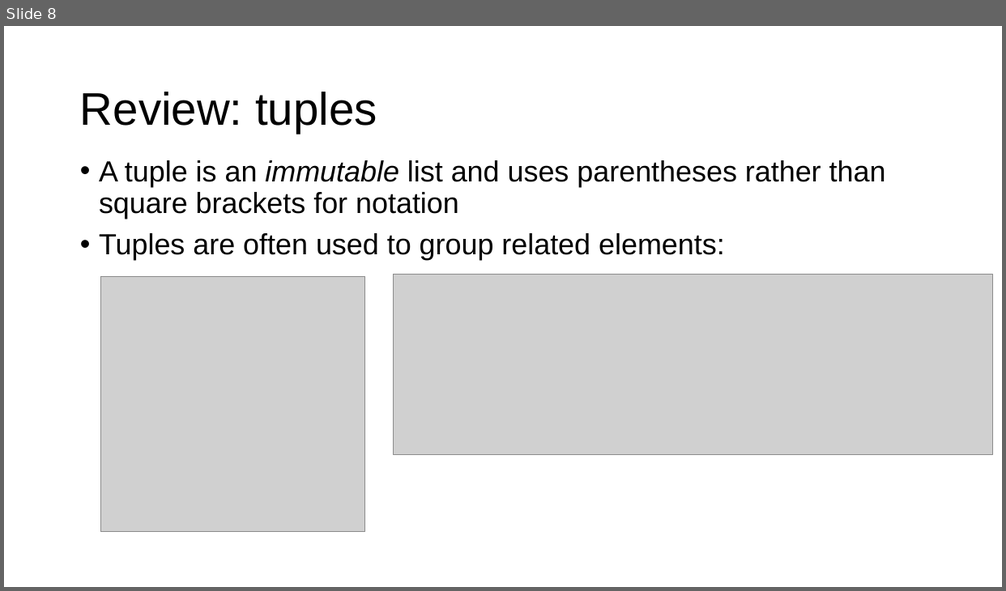
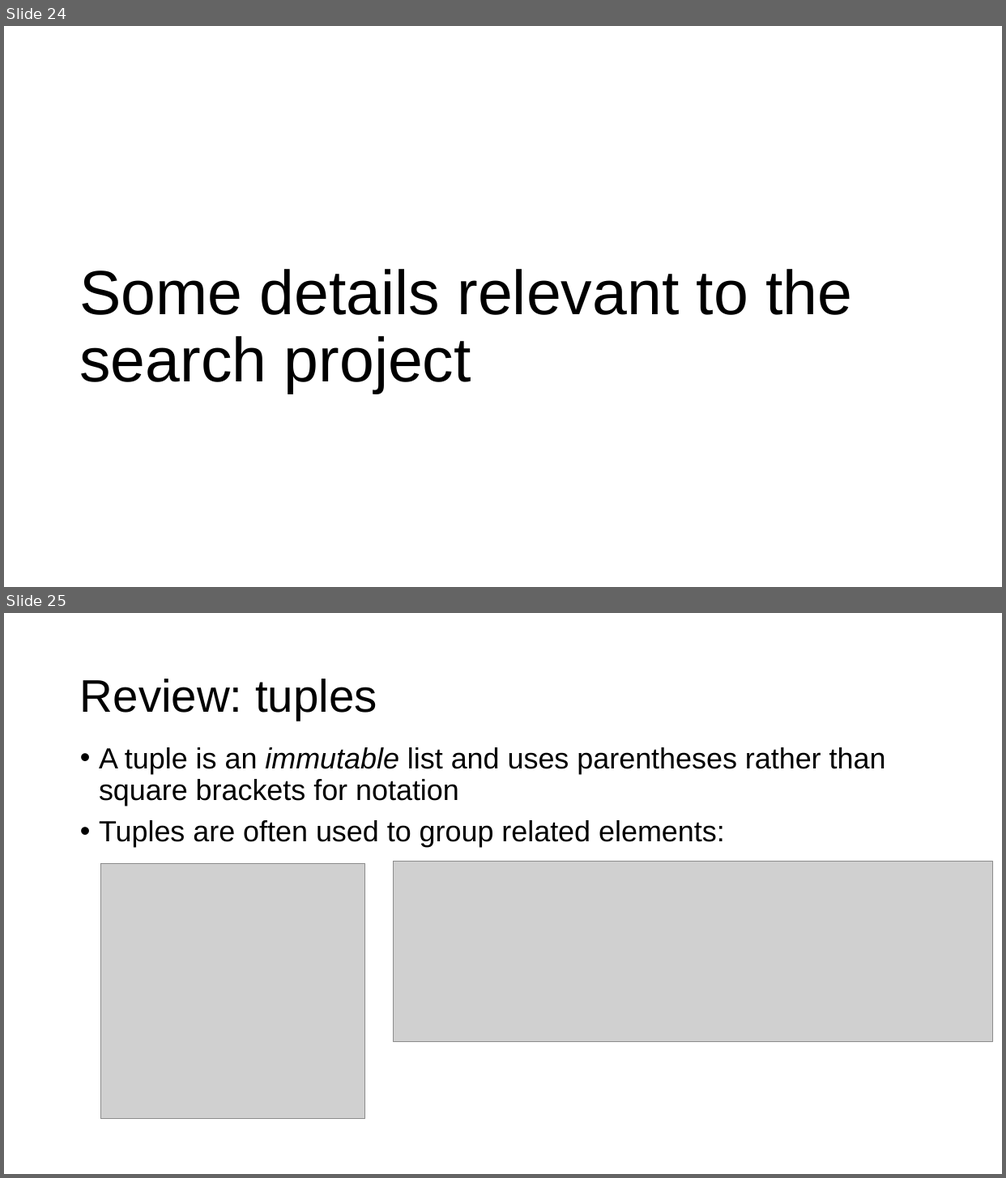
Before and after one commit to parrt/msds692, a slide deck: notes/hashtable.pptx. Shown one above the other, each under a label of ours: slide 8 before the commit, slides 24 and 25 after it. The pictures are 1006x591 and 1006x1178 pixels, drawn with LibreOffice and Linux fonts; fonts in the diff are those of the drawing; grey boxes stand for pictures; background and template pictures are left out. Boxes give left, top, right and bottom in pixels: in the first picture for what was removed or moved away, otherwise in the second. Text is boxed around its words. In the diff, an @@ line names an element or a change of style, - is before the commit and + after.

```diff
--- a/notes/hashtable.pptx
+++ b/notes/hashtable.pptx
@@ slide 24 added at [4,26,1002,587], background #FFFFFF @@
@@ title added at [79,269,852,394], 60 pt, text #000000 @@
+Some details relevant to the search project
@@ what was slide 8 is now slide 25 @@
```
Also in this commit, not shown: 3 slides changed, 21 other slides added, 2 slides removed, 3 other files.
